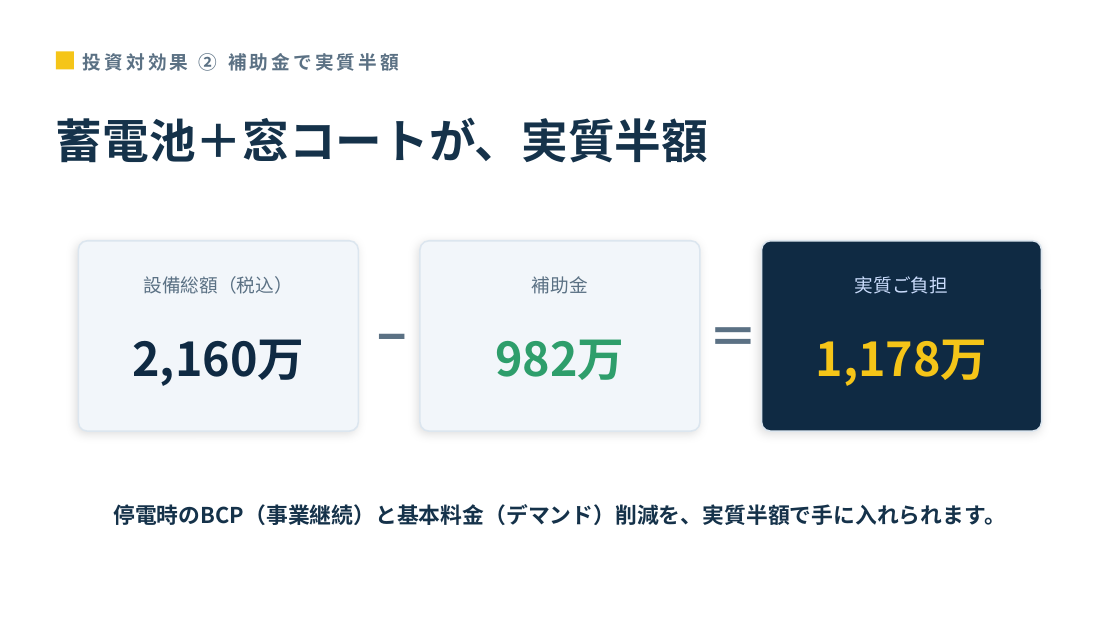
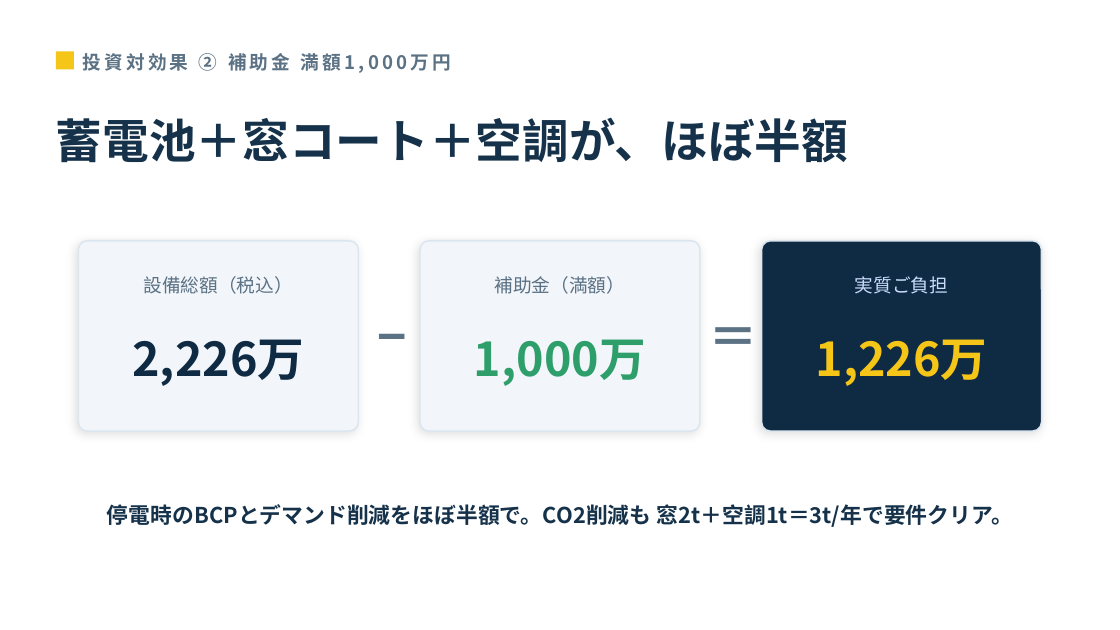
Before and after one commit to t-terasaki-beep/syscom-sustainashield, a slide deck: slide 8 of proposals/clover-gakuen/proposal_IRR.pptx. Drawn at 1120x630 pixels with LibreOffice and Linux fonts; fonts in the diff are those of the drawing. Boxes give left, top, right and bottom in pixels: in the first picture for what was removed or moved away, otherwise in the second. Text is boxed around its words. In the diff, an @@ line names an element or a change of style, - is before the commit and + after.

```diff
--- a/proposals/clover-gakuen/proposal_IRR.pptx
+++ b/proposals/clover-gakuen/proposal_IRR.pptx
@@ text at bbox=[83, 53, 451, 73]: text changed @@
-投資対効果 ② 補助金で実質半額
+投資対効果 ② 補助金 満額1,000万円
@@ text at bbox=[56, 117, 848, 163]: text changed @@
-蓄電池＋窓コートが、実質半額
+蓄電池＋窓コート＋空調が、ほぼ半額
@@ text at bbox=[495, 276, 626, 294]: text changed @@
-補助金
+補助金（満額）
@@ text at bbox=[132, 339, 304, 386]: text changed @@
-2,160万
+2,226万
@@ text at bbox=[474, 339, 646, 386]: text changed @@
-982万
+1,000万
@@ text at bbox=[816, 339, 988, 386]: text changed @@
-1,178万
+1,226万
@@ text at bbox=[107, 504, 1012, 527]: text changed @@
-停電時のBCP（事業継続）と基本料金（デマンド）削減を、実質半額で手に入れられます。
+停電時のBCPとデマンド削減をほぼ半額で。CO2削減も 窓2t＋空調1t＝3t/年で要件クリア。
```
Also in this commit, not shown: 7 other slides changed, 11 other files.
